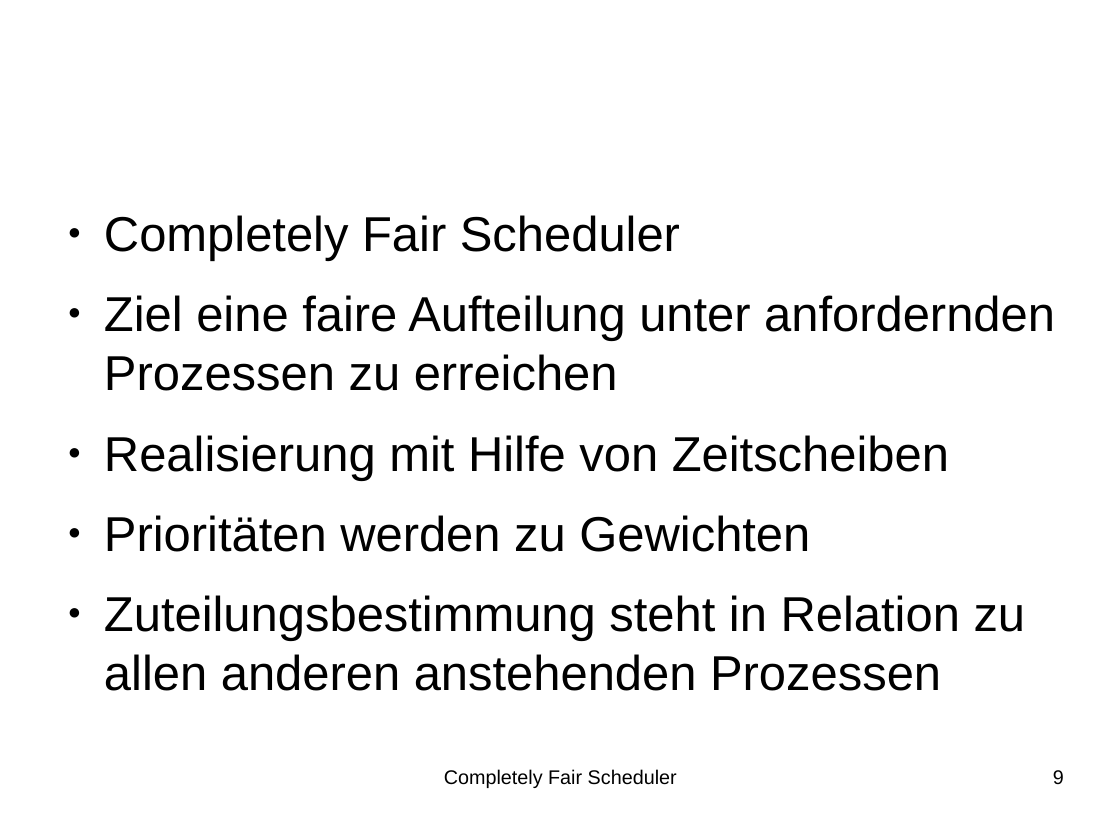
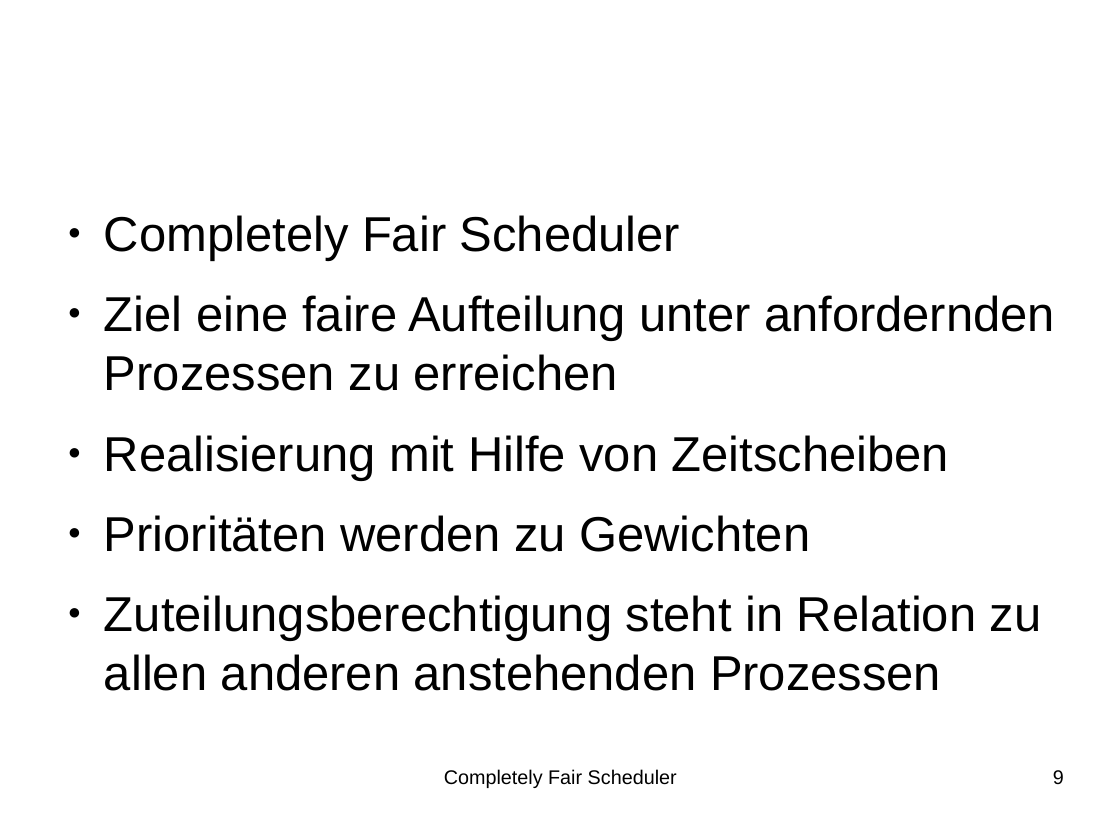
Before and after one commit to SeminararbeitCFS/main, a slide deck: slide 9 of vortrag/vortrag_CFS.odp. Drawn at 1120x840 pixels with LibreOffice and Linux fonts; fonts in the diff are those of the drawing; background and template pictures are left out. Boxes give left, top, right and bottom in pixels: in the first picture for what was removed or moved away, otherwise in the second. Text is boxed around its words. In the diff, an @@ line names an element or a change of style, - is before the commit and + after.

```diff
--- a/vortrag/vortrag_CFS.odp
+++ b/vortrag/vortrag_CFS.odp
@@ text at <box>104,595,1042,691</box>: text changed @@
-● Zuteilungsbestimmung steht in Relation zu allen anderen anstehenden Prozessen
+● Zuteilungsberechtigung steht in Relation zu allen anderen anstehenden Prozessen
```
Also in this commit, not shown: 3 other slides changed.
